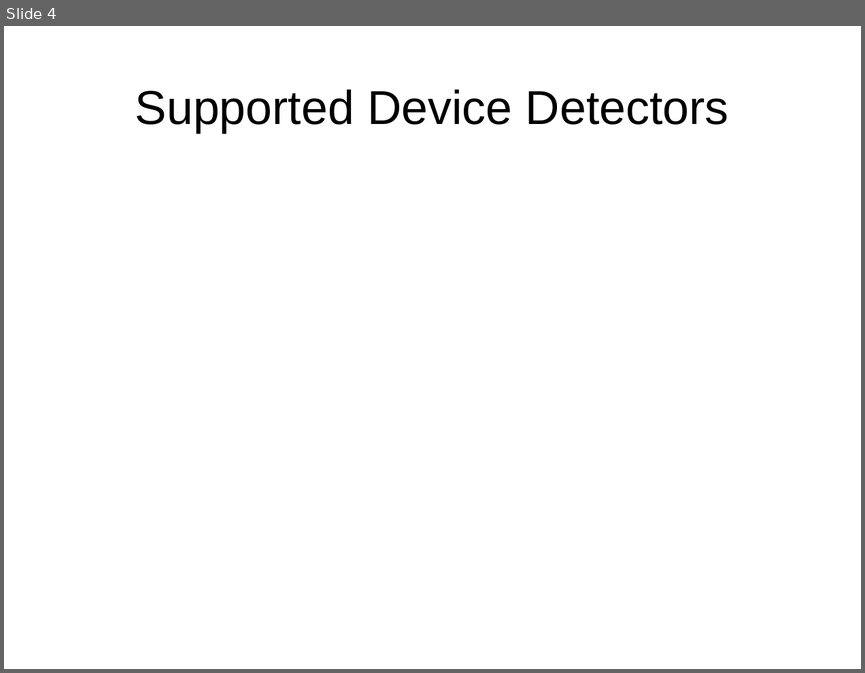
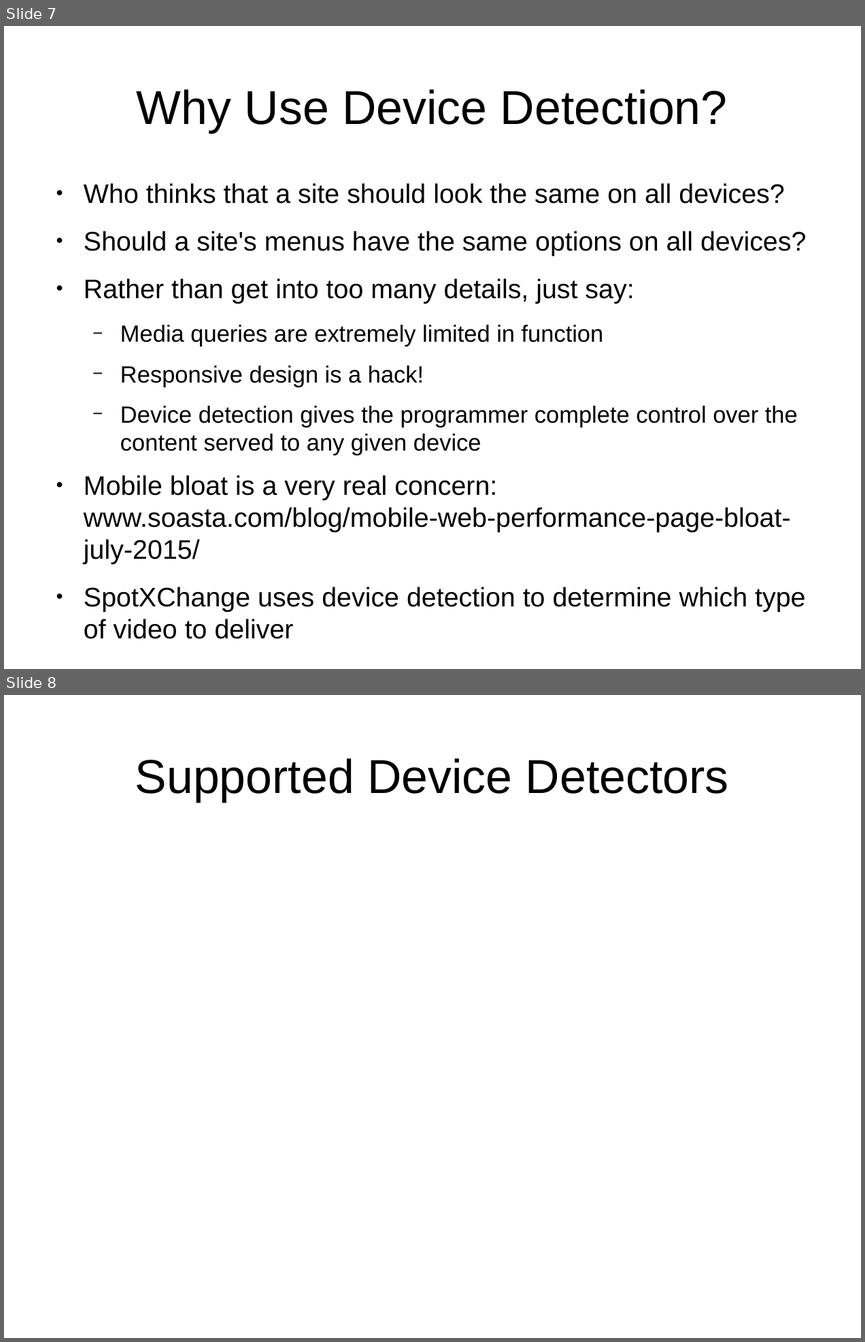
Before and after one commit to tomwhartung/jmws_accoutrements, a slide deck: presentations/2015_09-Joomla/Device_Detection-In_Protostar_and_Beez3.odp. Shown one above the other, each under a label of ours: slide 4 before the commit, slides 7 and 8 after it. The pictures are 865x673 and 865x1342 pixels, drawn with LibreOffice and Linux fonts; fonts in the diff are those of the drawing. Boxes give left, top, right and bottom in pixels: in the first picture for what was removed or moved away, otherwise in the second. Text is boxed around its words. In the diff, an @@ line names an element or a change of style, - is before the commit and + after.

```diff
--- a/presentations/2015_09-Joomla/Device_Detection-In_Protostar_and_Beez3.odp
+++ b/presentations/2015_09-Joomla/Device_Detection-In_Protostar_and_Beez3.odp
@@ slide 7 added at <box>4,26,861,669</box>, background #FFFFFF @@
@@ title added at <box>137,89,728,133</box>, 44 pt, text #000000 @@
+Why Use Device Detection?
@@ text added at <box>84,183,806,639</box>, 24.8 pt, text #000000 @@
+● Who thinks that a site should look the same on all devices?
+● Should a site's menus have the same options on all devices?
+● Rather than get into too many details, just say:
+  − Media queries are extremely limited in function
+  − Responsive design is a hack!
+  − Device detection gives the programmer complete control over the content served to any given device
+● Mobile bloat is a very real concern: www.soasta.com/blog/mobile-web-performance-page-bloat-july-2015/
+● SpotXChange uses device detection to determine which type of video to deliver
@@ what was slide 4 is now slide 8 @@
```
Also in this commit, not shown: 2 slides changed, 4 other slides added, 1 slide removed.
